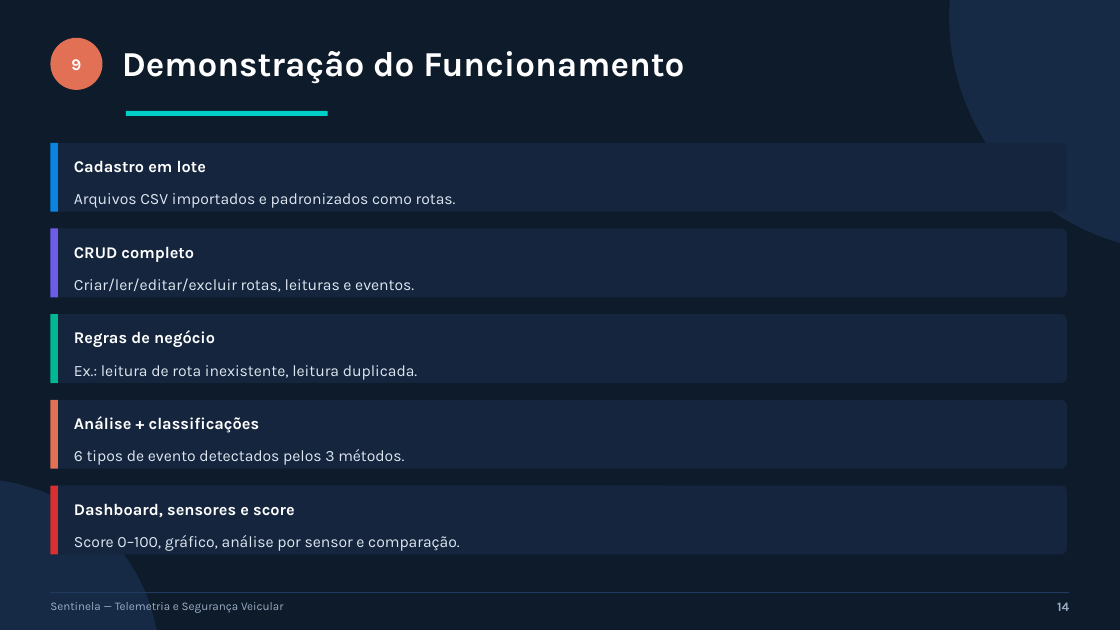
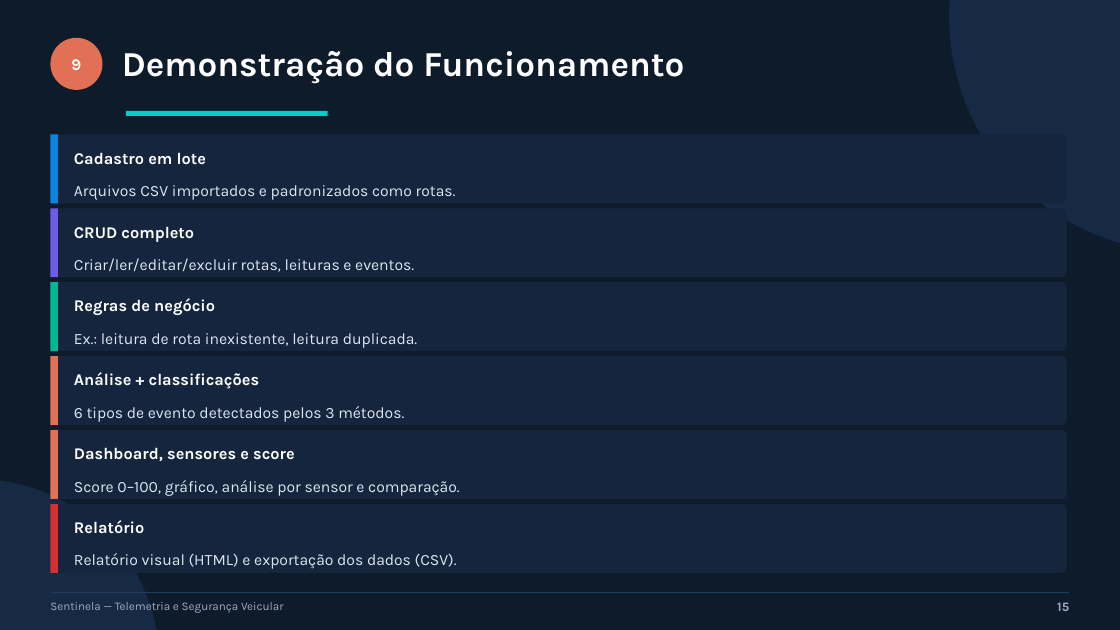
Before and after one commit to joaomauricio22/sensores-iot, a slide deck: slide 15 of apresentacao/slides_pav.pptx (slide 14 before the commit). Drawn at 1120x630 pixels with LibreOffice and Linux fonts; fonts in the diff are those of the drawing. Boxes give left, top, right and bottom in pixels: in the first picture for what was removed or moved away, otherwise in the second. Text is boxed around its words. In the diff, an @@ line names an element or a change of style, - is before the commit and + after.

Commit message:
Relatorio visual (HTML), slide de coleta IoT e capturas em tela cheia

```diff
--- a/apresentacao/slides_pav.pptx
+++ b/apresentacao/slides_pav.pptx
@@ 2 texts, 1 rounded rectangle, 1 rectangle: place and size @@
-2 texts, 1 rounded rectangle, 1 rectangle at [50,143,1067,212]
+2 texts, 1 rounded rectangle, 1 rectangle at [50,134,1067,203]
@@ 2 texts, 1 rounded rectangle, 1 rectangle: place and size @@
-2 texts, 1 rounded rectangle, 1 rectangle at [50,229,1067,297]
+2 texts, 1 rounded rectangle, 1 rectangle at [50,208,1067,277]
@@ 2 texts, 1 rounded rectangle, 1 rectangle: place and size @@
-2 texts, 1 rounded rectangle, 1 rectangle at [50,314,1067,383]
+2 texts, 1 rounded rectangle, 1 rectangle at [50,282,1067,351]
@@ 2 texts, 1 rounded rectangle, 1 rectangle: place and size @@
-2 texts, 1 rounded rectangle, 1 rectangle at [50,400,1067,469]
+2 texts, 1 rounded rectangle, 1 rectangle at [50,356,1067,425]
@@ 2 texts, 1 rounded rectangle, 1 rectangle: place and size @@
-2 texts, 1 rounded rectangle, 1 rectangle at [50,486,1067,555]
+2 texts, 1 rounded rectangle, 1 rectangle at [50,430,1067,499]
@@ rectangle at [50,430,58,499]: fill #D63031 to #E17055 @@
@@ rounded rectangle added at [50,504,1067,573], fill #14253D @@
@@ rectangle added at [50,504,58,573], fill #D63031 @@
@@ text added at [74,520,144,533], 14 pt, text #FFFFFF, bold @@
+Relatório
@@ text added at [74,553,457,569], 13.5 pt, text #DEE7F1 @@
+Relatório visual (HTML) e exportação dos dados (CSV).
@@ text at [1057,602,1069,611]: text changed @@
-14
+15
```
Also in this commit, not shown: 13 other slides changed, 3 slides added, 14 other files.
